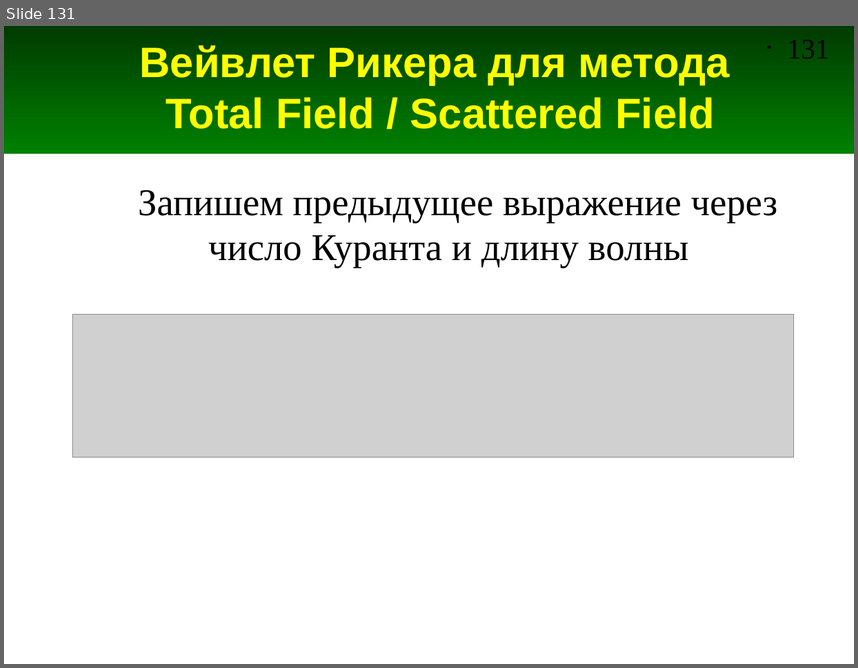
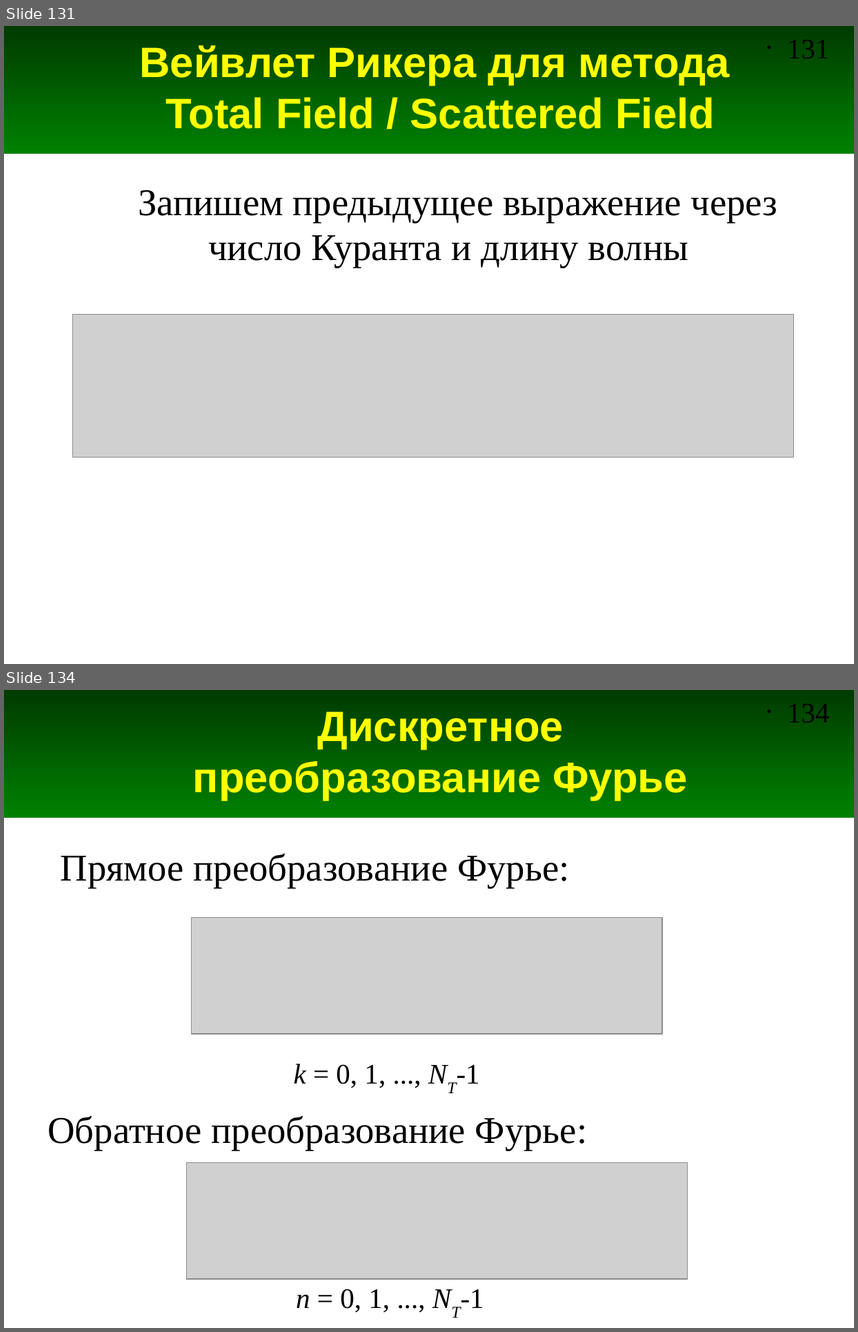
Before and after one commit to andris0147sv/modelling, a slide deck: presentations/2. FDTD.odp. Shown one above the other, each under a label of ours: slide 131 before the commit, slides 131 and 134 after it; the slides between them are not shown. The pictures are 858x668 and 858x1332 pixels, drawn with LibreOffice and Linux fonts; fonts in the diff are those of the drawing; grey boxes stand for pictures. Boxes give left, top, right and bottom in pixels: in the first picture for what was removed or moved away, otherwise in the second. Text is boxed around its words. In the diff, an @@ line names an element or a change of style, - is before the commit and + after.

Commit message:
Добавлены слайды про преобразование Фурье

```diff
--- a/presentations/2. FDTD.odp
+++ b/presentations/2. FDTD.odp
@@ slide 134 added at bbox=[4, 690, 854, 1328], background #FFFFFF; not listed: 2 template elements that a slide beside it also shows @@
@@ title added at bbox=[193, 711, 688, 800], 36 pt, text #FFFF00, bold @@
+Дискретное
+преобразование Фурье
@@ text added at bbox=[61, 853, 569, 887], 32 pt, text #000000 @@
+Прямое преобразование Фурье:
@@ picture added at bbox=[191, 918, 662, 1034] @@
@@ text added at bbox=[294, 1063, 480, 1087], 24 pt, text #000000 @@
+k = 0, 1, ..., NT-1
@@ text added at bbox=[47, 1115, 587, 1150], 32 pt, text #000000 @@
+Обратное преобразование Фурье:
@@ picture added at bbox=[187, 1163, 688, 1279] @@
@@ text added at bbox=[296, 1288, 484, 1312], 24 pt, text #000000 @@
+n = 0, 1, ..., NT-1
```
Also in this commit, not shown: 8 other slides added.
